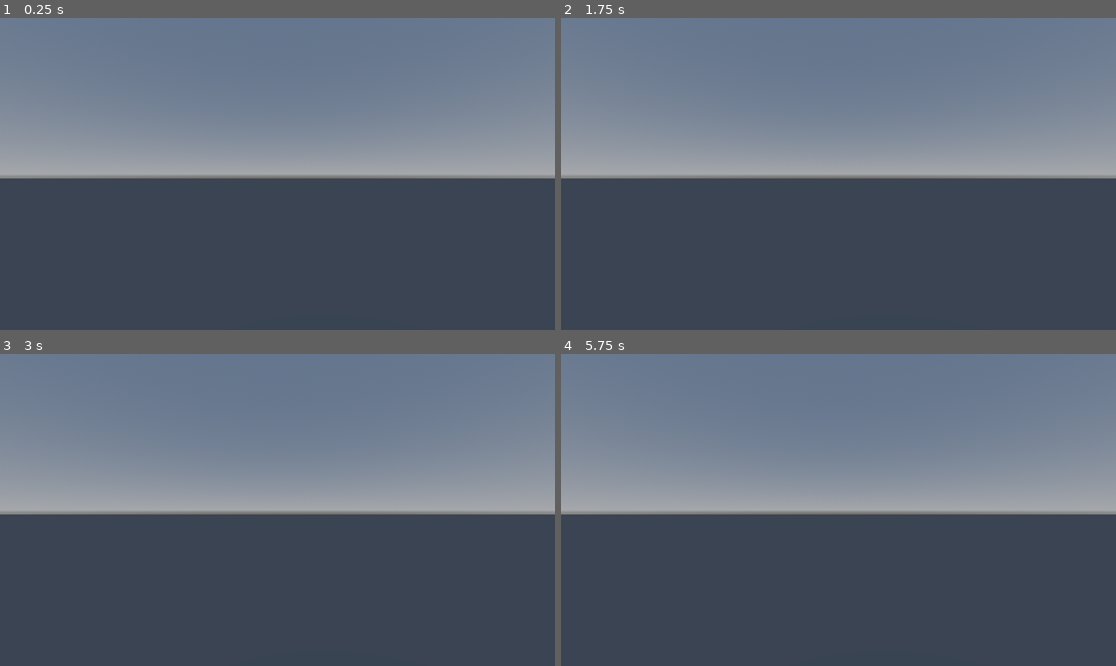
Above: before the commit, frames 1-4 (two rows, left to right).
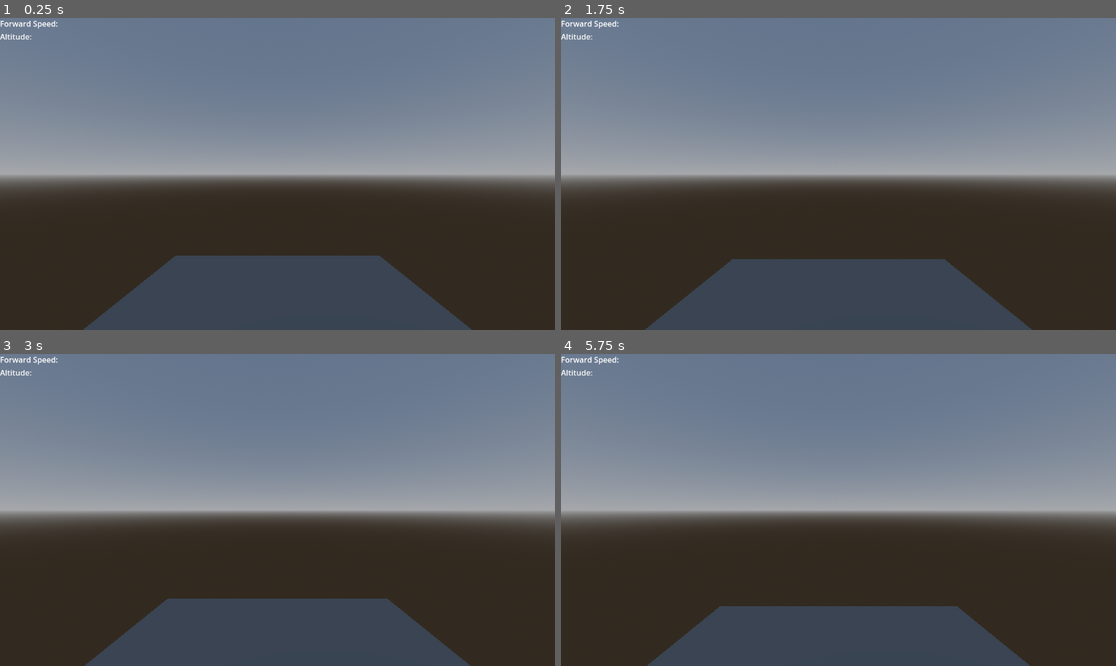
Above: after the commit, the same moments.

Repository: the-alex-g/Biplanes_II
Game: Godot game, scene res://main/main.tscn
Same seed, same stepped clock (60 frames per second), same inputs: the game is played once before the commit and once after it.
Inputs:
- Up to frame 1 (0.25 s): no input
- Up to frame 2 (1.75 s): tap Enter at 0.5 s; tap Space at 1.25 s
- Up to frame 3 (3 s): tap Enter at 2 s; tap Space at 2.75 s
- Up to frame 4 (5.75 s): tap Enter at 3.5 s; tap Space at 4.25 s

The runs differ from the first frame. In frame 1, 35% of the frame differs, in the area x 0-100%, y 0-100%; in frame 2, 35%; in frame 3, 36%; in frame 4, 37%.

Commit message:
Add biplane I-like physics but with stalling

Diff:
--- a/project/main/main.tscn
+++ b/project/main/main.tscn
@@ -1,6 +1,7 @@
-[gd_scene load_steps=6 format=3 uid="uid://1eyl0qyoc8ly"]
+[gd_scene load_steps=7 format=3 uid="uid://1eyl0qyoc8ly"]
 
 [ext_resource type="PackedScene" uid="uid://bu73yn45j040t" path="res://plane/biplane.tscn" id="1_oymg5"]
+[ext_resource type="PackedScene" uid="uid://bttnt1jcweusq" path="res://plane_display.tscn" id="2_gtay3"]
 
 [sub_resource type="ProceduralSkyMaterial" id="ProceduralSkyMaterial_3tnos"]
 
@@ -12,16 +13,18 @@
 sky = SubResource("Sky_akjvd")
 
 [sub_resource type="BoxMesh" id="BoxMesh_5dlkp"]
-size = Vector3(10000, 0.1, 10000)
+size = Vector3(1000, 0.1, 1000)
 
 [node name="Main" type="Node3D"]
 
 [node name="Biplane" parent="." instance=ExtResource("1_oymg5")]
-transform = Transform3D(1, 0, 0, 0, 1, 0, 0, 0, 1, 0, -364.959, 502.337)
+transform = Transform3D(1, 0, 0, 0, 1, 0, 0, 0, 1, 0, 400, 502.337)
 
 [node name="WorldEnvironment" type="WorldEnvironment" parent="."]
 environment = SubResource("Environment_wpaia")
 
 [node name="MeshInstance3D" type="MeshInstance3D" parent="."]
-transform = Transform3D(1, 0, 0, 0, 1, 0, 0, 0, 1, 0, -448.616, 0)
 mesh = SubResource("BoxMesh_5dlkp")
+
+[node name="PlaneDisplay" parent="." node_paths=PackedStringArray("plane") instance=ExtResource("2_gtay3")]
+plane = NodePath("../Biplane")
--- a/project/plane/biplane.gd
+++ /dev/null
@@ -1,78 +0,0 @@
-class_name Biplane
-extends CharacterBody3D
-
-const GRAVITY := 9.81
-const AXIS_DAMPER := 0.1
-
-@export var player_index := 0
-@export var mass := 700.0
-@export var max_speed := 45.0
-@export var min_air_speed := 30
-@export var linear_acceleration := 5.0
-@export_group("Controls")
-@export var thrust_axis := JOY_AXIS_TRIGGER_RIGHT
-@export var yaw_axis := JOY_AXIS_LEFT_X
-@export var pitch_axis := JOY_AXIS_RIGHT_Y
-
-var _current_speed := 45.0
-var _vertical_velocity := 0.0
-
-@onready var _initial_mass := mass
-
-
-func _physics_process(delta:float)->void:
-	var thrust_velocity := (_get_thrust_force() / mass) * delta
-	_current_speed += thrust_velocity
-
-	rotate_y(_get_axis_strength(yaw_axis, true) * delta * TAU / 4)
-	rotate_object_local(Vector3.RIGHT, _get_axis_strength(pitch_axis) * delta * TAU / 4)
-
-	var directional_vectors := _get_directional_vectors()
-	var forward_velocity : Vector3 = directional_vectors.forward * _current_speed
-#	var lift_accel := _get_lift_force() / mass
-#	var lift_vector : Vector3 = directional_vectors.up * lift_accel
-#	var vertical_lift := lift_vector.y
-
-#	lift_vector.y = 0
-	var vertical_acceleration := _get_lift_force() * cos(rotation.x) / mass - GRAVITY
-	_vertical_velocity += vertical_acceleration * delta
-
-	var total_velocity := forward_velocity + Vector3.UP * _vertical_velocity# + lift_vector
-
-	print(_current_speed, ", ", total_velocity.y, ", ", vertical_acceleration)
-
-	move_and_collide(total_velocity * delta)
-
-
-func _get_directional_vectors()->Dictionary:
-	var global_basis := global_transform.basis
-	var directional_vectors := {}
-	directional_vectors.forward = -global_basis.z
-	directional_vectors.up = global_basis.y
-	return directional_vectors
-
-
-func _get_thrust_force()->float:
-	var thrust_strength := _get_axis_strength(thrust_axis, false, false)
-	var thrust_force : float = lerp(0.0, linear_acceleration * _initial_mass, thrust_strength)
-	thrust_force -= _get_drag_force(linear_acceleration, max_speed, _current_speed)
-	return thrust_force
-
-
-func _get_lift_force()->float:
-	return lerp(0.0, GRAVITY * _initial_mass, _current_speed / min_air_speed)
-
-
-func _get_axis_strength(axis:JoyAxis, invert := false, dampen := true)->float:
-	var axis_strength := Input.get_joy_axis(player_index, axis)
-	if invert:
-		axis_strength *= -1
-	if dampen:
-		if abs(axis_strength) > AXIS_DAMPER:
-			return axis_strength
-		return 0.0
-	return axis_strength
-
-
-func _get_drag_force(accel:float, max_value:float, current:float)->float:
-	return lerp(0.0, accel * _initial_mass, pow(current / max_value, 2.0))
--- a/project/plane/new_biplane.gd
+++ b/project/plane/new_biplane.gd
@@ -1,3 +1,4 @@
+class_name Biplane
 extends CharacterBody3D
 
 const AXIS_DAMPER := 0.1
@@ -10,14 +11,14 @@
 @export var yaw_axis := JOY_AXIS_LEFT_X
 @export var pitch_axis := JOY_AXIS_RIGHT_Y
 
-var _physics := PlanePhysics.new()
+var physics := PlanePhysics.new()
 
 
 func _physics_process(delta:float)->void:
 	rotate_y(_get_axis_strength(yaw_axis, true) * delta * TAU / 4)
 	rotate_object_local(Vector3.RIGHT, _get_axis_strength(pitch_axis) * delta * TAU / 4)
 
-	move_and_collide(_physics.calculate_velocity(global_basis, _get_axis_strength(thrust_axis), delta))
+	move_and_collide(physics.calculate_velocity(global_basis, _get_axis_strength(thrust_axis), delta))
 
 
 func _get_axis_strength(axis:JoyAxis, invert := false, dampen := true)->float:
--- a/project/plane_display.tscn
+++ b/project/plane_display.tscn
@@ -1,4 +1,6 @@
-[gd_scene format=3 uid="uid://bttnt1jcweusq"]
+[gd_scene load_steps=2 format=3 uid="uid://bttnt1jcweusq"]
+
+[ext_resource type="Script" path="res://plane_display.gd" id="1_nnveu"]
 
 [node name="PlaneDisplay" type="Control"]
 layout_mode = 3
@@ -7,6 +9,7 @@
 anchor_bottom = 1.0
 grow_horizontal = 2
 grow_vertical = 2
+script = ExtResource("1_nnveu")
 
 [node name="Readouts" type="VBoxContainer" parent="."]
 layout_mode = 0
@@ -17,10 +20,6 @@
 layout_mode = 2
 text = "Forward Speed:"
 
-[node name="VerticalSpeed" type="Label" parent="Readouts"]
-layout_mode = 2
-text = "Vertical Speed: "
-
 [node name="Altitude" type="Label" parent="Readouts"]
 layout_mode = 2
 text = "Altitude: "
--- a/project/plane_physics.gd
+++ b/project/plane_physics.gd
@@ -5,11 +5,9 @@
 const MASS := 700.0
 
 @export var max_forward_velocity := 45.0
-@export var max_forward_accel := 10.0
-@export_range(GRAVITY, INF) var max_lift := 10.0
-@export_range(GRAVITY / 2, INF) var min_lift := GRAVITY
+@export var min_forward_velocity := 25.0
+@export var max_forward_accel := 8.0
 
-var vertical_velocity := 0.0
 var forward_velocity := 0.0
 
 
@@ -19,19 +17,17 @@
 
 	var forward_accel := _calculate_forward_accel(thrust) * delta
 
-	forward_velocity += forward_accel
-	vertical_velocity -= GRAVITY * delta
+	forward_velocity = clampf(forward_velocity + forward_accel, min_forward_velocity, max_forward_velocity)
 
+	var distance_from_level := sin(directional_vectors.up.angle_to(Vector3.UP))
 	var forward_vector : Vector3 = directional_vectors.forward * forward_velocity
-	var lift_vector : Vector3 = directional_vectors.up * _calculate_lift() * delta
+	var lift_vector : Vector3 = directional_vectors.up * _calculate_lift(distance_from_level)
 
-	vertical_velocity += directional_vectors.forward.y * _calculate_engine_force(thrust) * delta / MASS + lift_vector.y
-	forward_vector.y = 0
-	lift_vector.y = 0
+	velocity += forward_vector + lift_vector
 
-	velocity += forward_vector + lift_vector + Vector3.UP * vertical_velocity
+	velocity.y = lerp(velocity.y - GRAVITY, -GRAVITY, distance_from_level)
 
-	return velocity
+	return velocity * delta
 
 
 func _get_directional_vectors(basis:Basis)->Dictionary:
@@ -41,8 +37,10 @@
 	return directional_vectors
 
 
-func _calculate_lift()->float:
-	return lerp(min_lift, max_lift, forward_velocity / max_forward_velocity)
+func _calculate_lift(distance_from_level:float)->float:
+	var lift := lerpf(0.0, GRAVITY * 2, forward_velocity / max_forward_velocity)
+	lift *= lerpf(1.0, 0.5, distance_from_level)
+	return lift
 
 
 func _calculate_forward_accel(thrust:float)->float:
